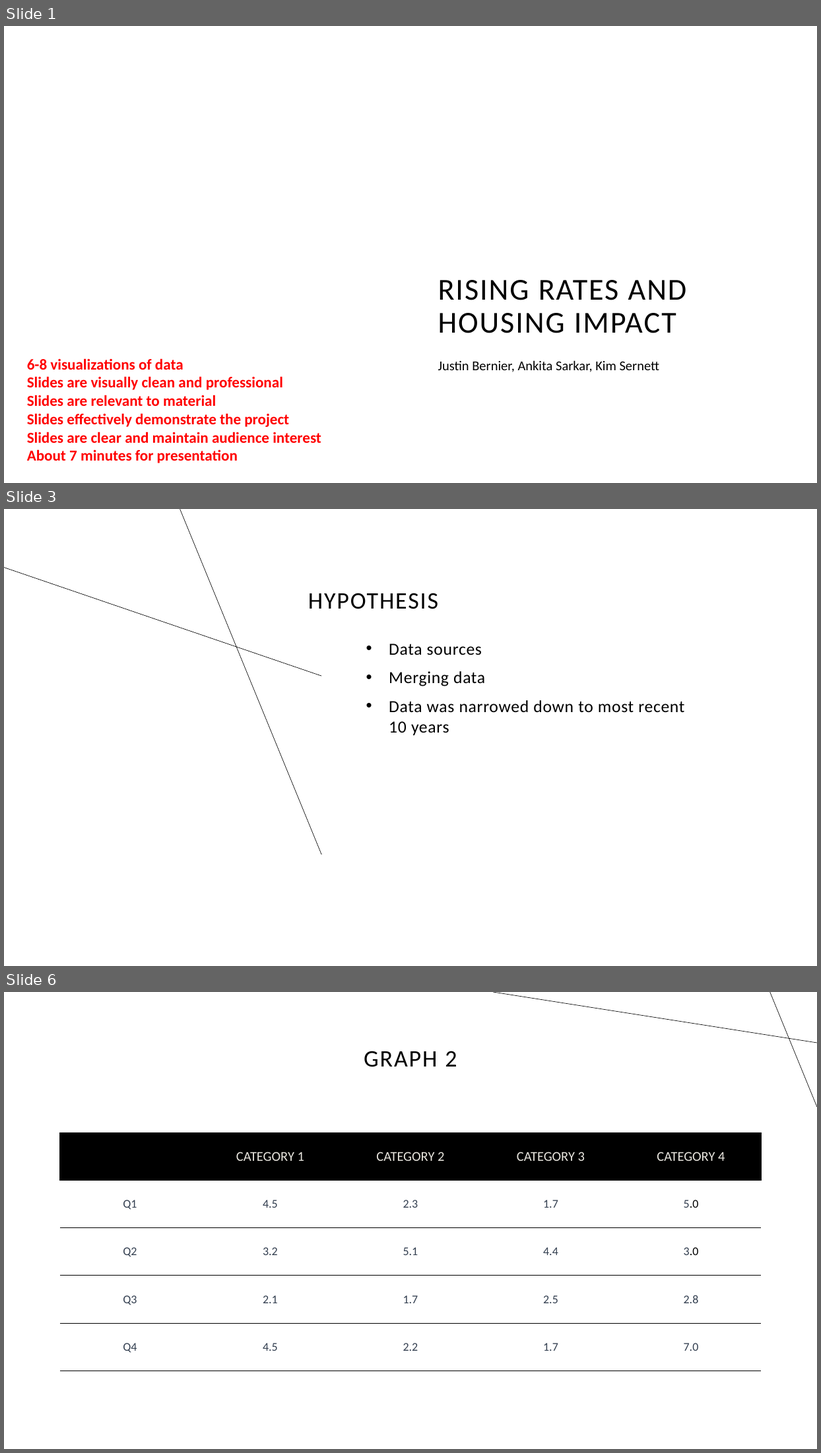
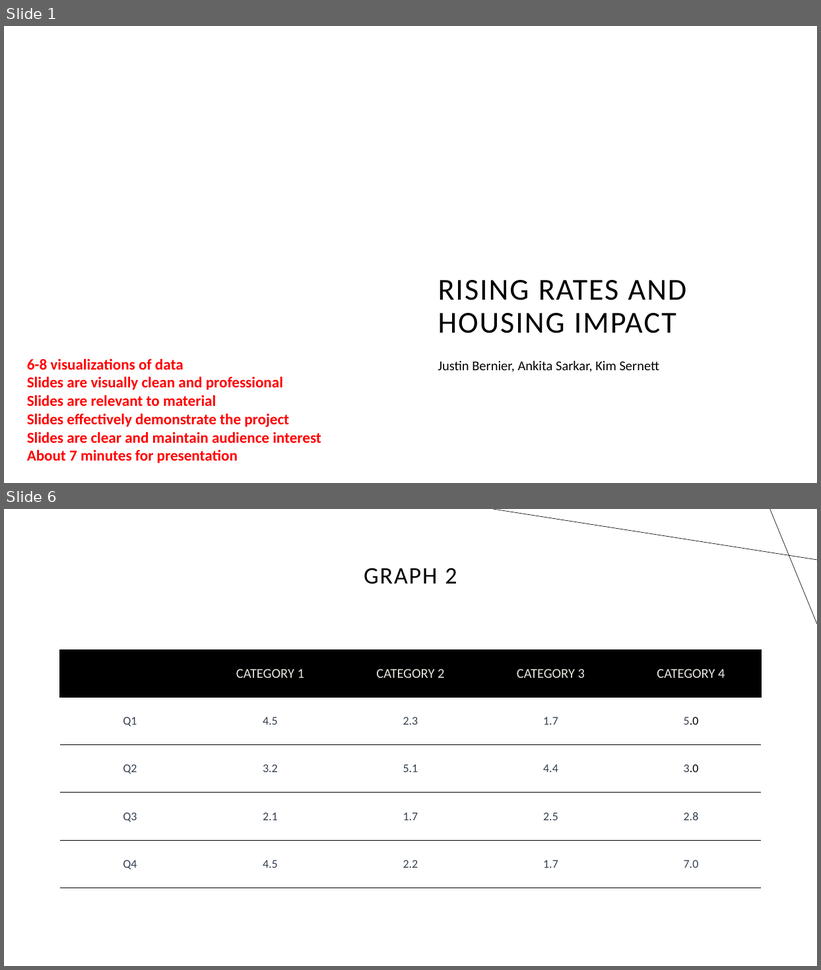
Before and after one commit to zarbin/UTA_Project-1, a slide deck: Presentation/slide_deck.pptx. Shown one above the other, each under a label of ours: slides 1, 3 and 6 before the commit, slides 1 and 6 after it; the slides between them are not shown. The pictures are 821x1453 and 821x970 pixels, drawn with LibreOffice and Linux fonts; fonts in the diff are those of the drawing; background and template pictures are left out. Boxes give left, top, right and bottom in pixels: in the first picture for what was removed or moved away, otherwise in the second. Text is boxed around its words. In the diff, an @@ line names an element or a change of style, - is before the commit and + after.

```diff
--- a/Presentation/slide_deck.pptx
+++ b/Presentation/slide_deck.pptx
@@ slide 3 removed at bbox=[4, 509, 817, 966], background #FFFFFF @@
@@ line removed from (322, 855) to (180, 509) @@
@@ line removed from (322, 676) to (4, 568) @@
@@ title removed at bbox=[308, 593, 438, 609] @@
-HYPOTHESIS
@@ text removed at bbox=[389, 644, 684, 735] @@
-• Data sources
-• Merging data
-• Data was narrowed down to most recent 10 years
```
Also in this commit, not shown: 1 slide changed, 3 slides added, 2 other slides removed.
